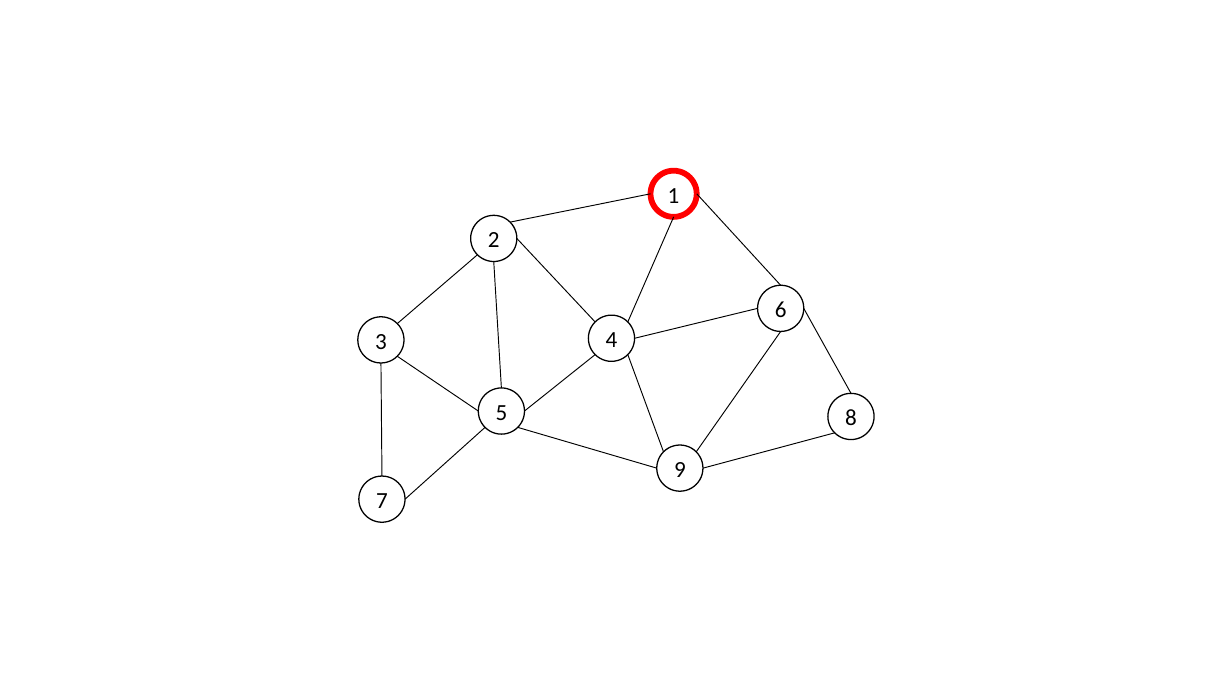
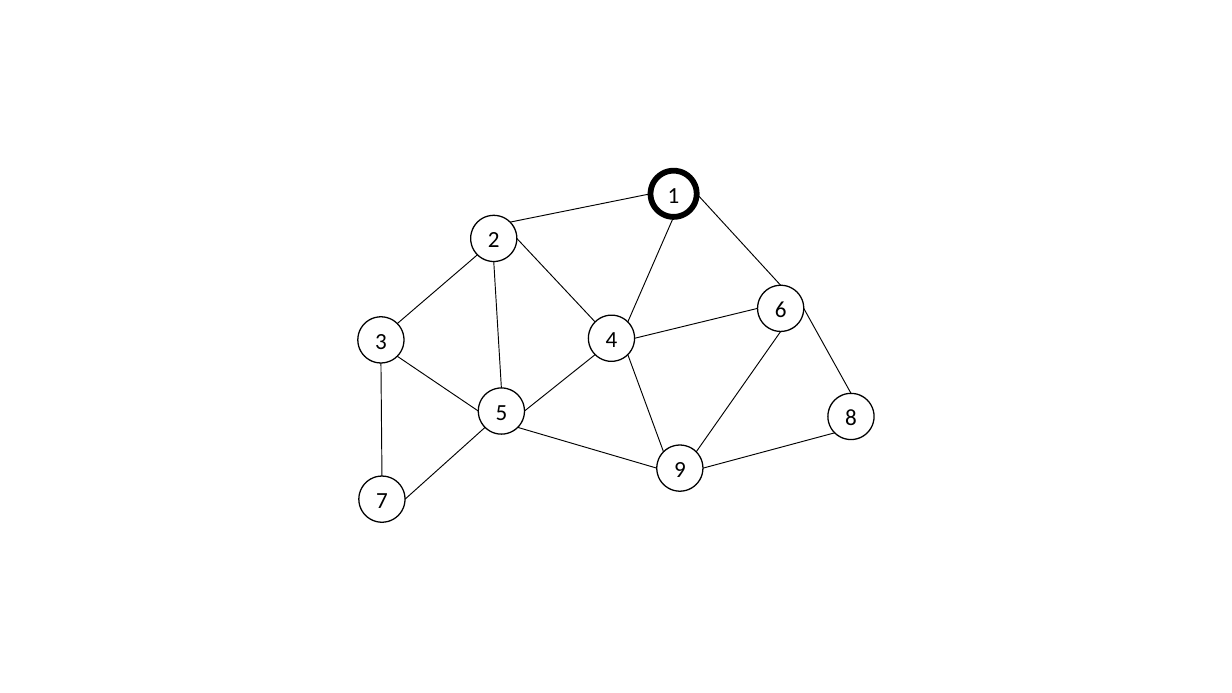
Before and after one commit to huynn8/paper_draft, a slide deck: slide 2 of References/huy_draft.pptx. Drawn at 1232x693 pixels with LibreOffice and Linux fonts; fonts in the diff are those of the drawing. Boxes give left, top, right and bottom in pixels: in the first picture for what was removed or moved away, otherwise in the second. Text is boxed around its words. In the diff, an @@ line names an element or a change of style, - is before the commit and + after.

```diff
--- a/References/huy_draft.pptx
+++ b/References/huy_draft.pptx
@@ ellipse "1" at [651, 171, 697, 217]: outline #FF0000 4.5 pt to #000000 4.5 pt @@
```
Also in this commit, not shown: 3 other files.
